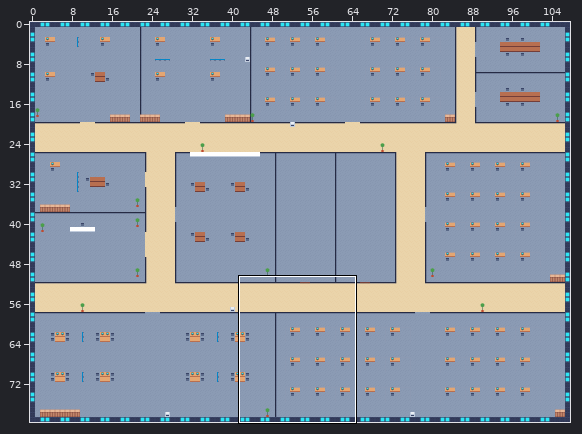
Tiled map (JSON), stored at public/maps/floor.tmj. The picture above shows the old version from afar; the outline marks the close-up.
Close-up. Before:
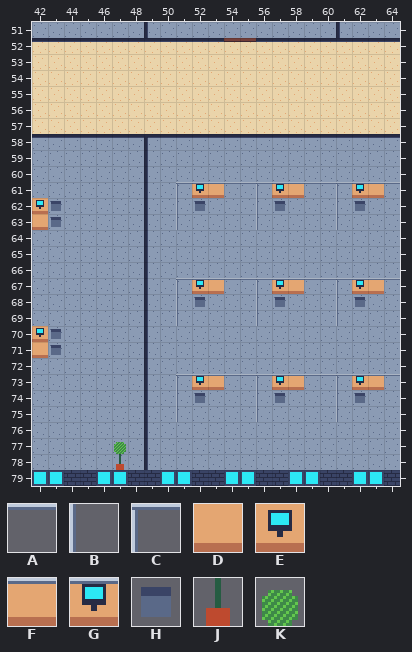
Cells are 16x16 px. Shown: x 42..64, y 51..79. The commit also changed other parts of the map, which this record leaves out.
Key: from "placeholder": A 13, B 14, C 15, D 16, E 17, F 18, G 19, H 20, J 23, K 24.
_ is an empty cell.
Layers that did not change in this view are not listed.
Layer "detail" before, first column x 42:
51 _______________________
52 _______________________
53 _______________________
54 _______________________
55 _______________________
56 _______________________
57 _______________________
58 _______________________
59 _______________________
60 _______________________
61 _________CGFAACGFAACGFA
62 EH_______BH___BH___BH__
63 DH_______B____B____B___
64 _______________________
65 _______________________
66 _______________________
67 _________CGFAACGFAACGFA
68 _________BH___BH___BH__
69 _________B____B____B___
70 EH_____________________
71 DH_____________________
72 _______________________
73 _________CGFAACGFAACGFA
74 _________BH___BH___BH__
75 _________B____B____B___
76 _______________________
77 _______________________
78 _____J_________________
79 _______________________
And afterwards:
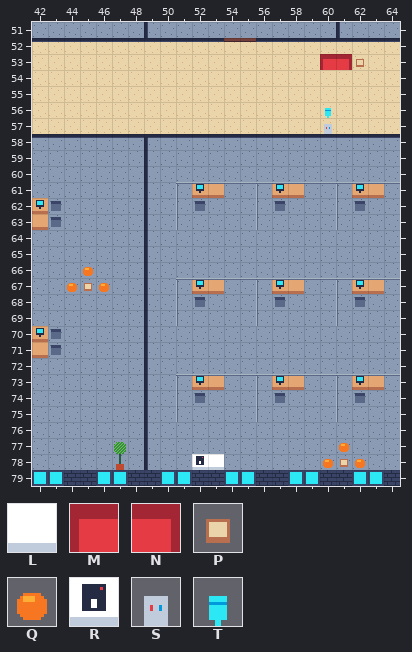
Further tiles: from "placeholder": L 26, M 30, N 31, P 33, Q 34, R 35, S 36, T 37.
From old to new:
Changed rows in their new state; . is an unchanged cell.
Layer "detail":
first column x 60:
53 MNP
first column x 60:
57 S
first column x 44:
66 .Q.
67 QPQ
first column x 52:
77 .........Q.
78 RL......QPQ
Layer "above":
first column x 60:
56 T
